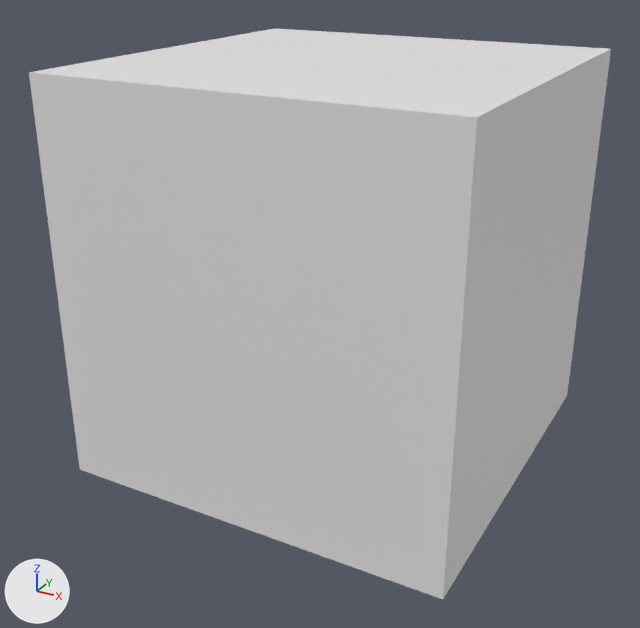
The FBX model Assets/Models/_level_models/cube_1x1.fbx: old version first, new version second.
Both versions are drawn from a 50 mm lens placed at (0.978, -1.901, 0.788), pointed at (-0.026, -0.076, -0.124). Arrows for +X, +Y and +Z are at lower left; the lights stay in place.

Script lines for the objects in view, before the commit:
```python
me_mesh = bpy.data.meshes.new('Mesh')
me_mesh.from_pydata(...)  # a box spanning x -50.0..50.0, y -50.0..50.0, z -50.0..50.0
ob_cube_1x1 = bpy.data.objects.new('cube_1x1', me_mesh)
ob_cube_1x1.location = (0.0, 0.0, 0.0)
ob_cube_1x1.rotation_euler = (1.571, 0.0, 0.0)  # degrees (90, 0, 0)
ob_cube_1x1.scale = (0.01, 0.01, 0.01)
```
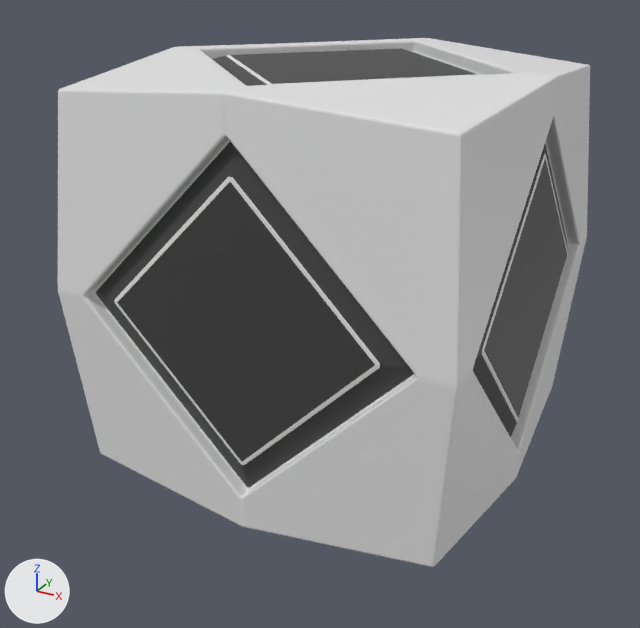
Changed parts and their boxes (x1, y1, x2, y2) in the pictures (640 x 628 px):
'cube_1x1', reshaped, rescaled (9% narrower, 7% shorter)
    before: (29, 28, 611, 599)
    after: (58, 38, 590, 567)

What the commit changed:
Material 'mat_main' (mat_mat_main) is new.
Its base color is (0.8, 0.8, 0.8) (white #e7e7e7).
Material 'mat_detail' (mat_mat_detail) is new.
Its base color is (0.0534, 0.0534, 0.0534) (black #414141).
me_mesh is used by ob_cube_1x1; location (0.0, 0.0, 0.0); rotation (1.571, 0.0, 0.0), in degrees (90, 0, 0); scale (0.01, 0.01, 0.01).
me_mesh had 8 vertices, 6 faces and spanned x -50.0..50.0, y -50.0..50.0, z -50.0..50.0.
me_mesh now has 764 vertices, 750 faces and spans x -0.5..0.5, y -0.5..0.5, z -0.5..0.5.
me_mesh part 1: 8 vertices removed from x -50.0..50.0, y -50.0..50.0, z -50.0..50.0; 764 vertices added at x -0.5..0.5, y -0.5..0.5, z -0.5..0.5.
me_mesh now uses material mat_mat_main (white #e7e7e7).
me_mesh now uses material mat_mat_detail (black #414141).
Object 'cube_1x1' (ob_cube_1x1) is rescaled from (0.01, 0.01, 0.01) to (1.0, 1.0, 1.0).
